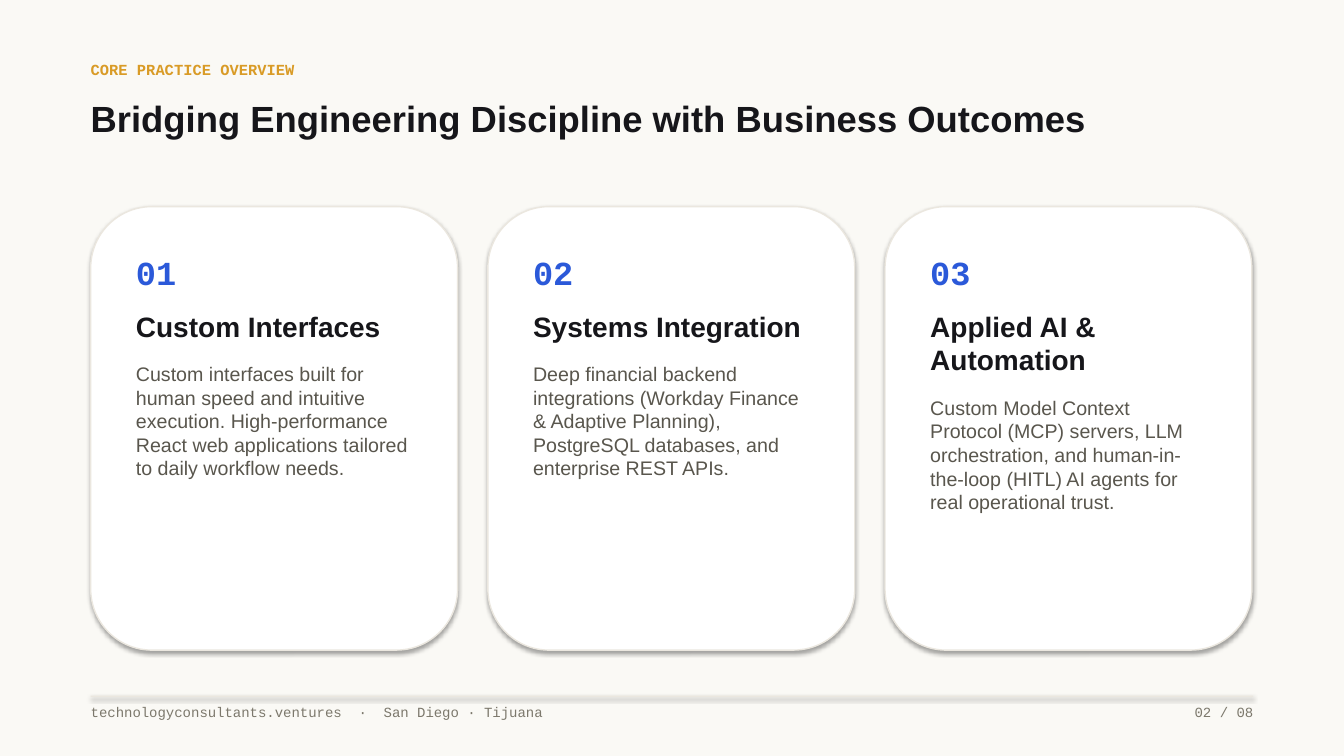
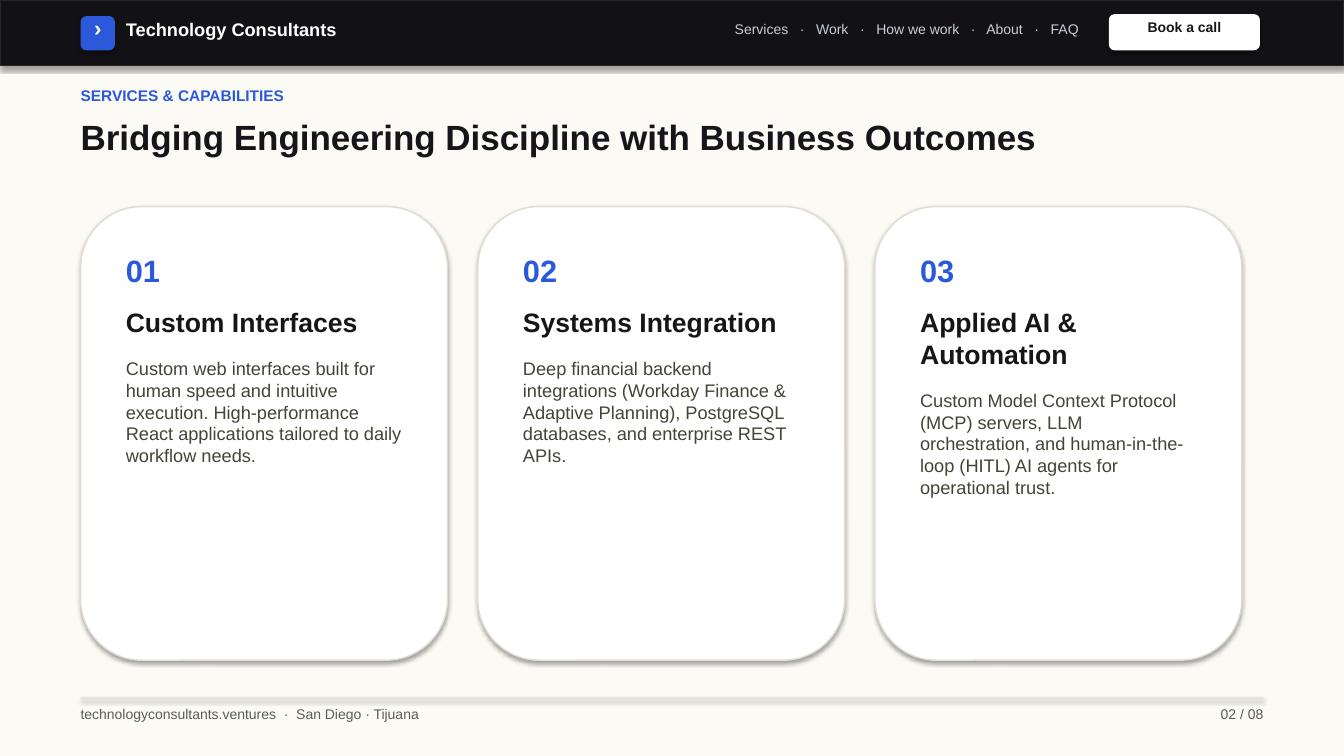
Before and after one commit to rguido198/TechnologyConsultantsVentures, a slide deck: slide 2 of Technology_Consultants_Who_to_Send_My_Way.pptx. Drawn at 1344x756 pixels with LibreOffice and Linux fonts; fonts in the diff are those of the drawing. Boxes give left, top, right and bottom in pixels: in the first picture for what was removed or moved away, otherwise in the second. Text is boxed around its words. In the diff, an @@ line names an element or a change of style, - is before the commit and + after.

Commit message:
Update design.md and rebuild PowerPoint decks with Helvetica Neue system sans typography, web navigation mockup, and clean modern software brand styling

```diff
--- a/Technology_Consultants_Who_to_Send_My_Way.pptx
+++ b/Technology_Consultants_Who_to_Send_My_Way.pptx
@@ background #FAF9F5 to #FBFAF5 @@
@@ rectangle added at bbox=[0, 0, 1344, 66], fill #121216, outline #26262C 1 pt @@
@@ rounded rectangle added at bbox=[81, 16, 115, 50], fill #2B59D9 @@
@@ text added at bbox=[81, 14, 115, 48], 16 pt, text #FFFFFF, bold @@
+›
@@ text added at bbox=[126, 22, 337, 40], 13 pt, text #FFFFFF, bold @@
+Technology Consultants
@@ text added at bbox=[735, 24, 1079, 37], 10 pt, text #C8CDD7 @@
+Services · Work · How we work · About · FAQ
@@ rounded rectangle added at bbox=[1109, 14, 1260, 50], fill #FFFFFF @@
@@ text added at bbox=[1148, 22, 1221, 32], 10 pt, text #16161A, bold @@
+Book a call
@@ text removed at bbox=[91, 64, 294, 75] @@
-CORE PRACTICE OVERVIEW
@@ text "Bridging Engineering Discipline with Business ...": place and size @@
-text "Bridging Engineering Discipline with Business ..." at bbox=[91, 105, 1085, 139]
+text "Bridging Engineering Discipline with Business ..." at bbox=[81, 124, 1036, 157]
@@ text "Bridging Engineering Discipline with Business ..." at bbox=[81, 124, 1036, 157]: size 26 to 25 pt @@
@@ text added at bbox=[81, 90, 284, 101], 11 pt, text #2B59D9, bold @@
+SERVICES & CAPABILITIES
@@ outline #EBE7DF 1 pt to #E2DDD0 1 pt in 3 elements at bbox=[478, 207, 845, 660], bbox=[875, 207, 1242, 660], bbox=[81, 207, 448, 660] @@
@@ rounded rectangle: place and size @@
-rounded rectangle at bbox=[91, 207, 458, 650]
+rounded rectangle at bbox=[81, 207, 448, 660]
@@ rounded rectangle: place and size @@
-rounded rectangle at bbox=[488, 207, 855, 650]
+rounded rectangle at bbox=[478, 207, 845, 660]
@@ rounded rectangle: place and size @@
-rounded rectangle at bbox=[885, 207, 1252, 650]
+rounded rectangle at bbox=[875, 207, 1242, 660]
@@ text "01": place and size @@
-text "01" at bbox=[136, 262, 407, 479]
+text "01" at bbox=[126, 260, 401, 462]
@@ text at bbox=[126, 260, 357, 333]: size 24 to 22 pt, font Courier New to Arial in "01"; size 20 to 19 pt in "Custom Interfaces" @@
@@ text "02": place and size @@
-text "02" at bbox=[533, 262, 801, 479]
+text "02" at bbox=[523, 260, 786, 462]
@@ text "02" at bbox=[523, 260, 786, 462]: size 24 to 22 pt, font Courier New to Arial in "02"; size 20 to 19 pt in "Systems Integration"; size 14 to 13 pt, text colour #59564D to #454337 in "Deep financial backend integrations (Workday Finance & ..." @@
@@ text "03": place and size @@
-text "03" at bbox=[930, 262, 1183, 513]
+text "03" at bbox=[920, 260, 1183, 498]
@@ text at bbox=[920, 260, 1067, 365]: size 24 to 22 pt, font Courier New to Arial in "03"; size 20 to 19 pt in "Applied AI & Automation" @@
@@ text at bbox=[126, 361, 401, 462]: text changed; size 14 to 13 pt; text colour #59564D to #454337 @@
-Custom interfaces built for human speed and intuitive execution. High-performance React web applications tailored to daily workflow needs.
+Custom web interfaces built for human speed and intuitive execution. High-performance React applications tailored to daily workflow needs.
@@ text at bbox=[920, 393, 1183, 498]: text changed; size 14 to 13 pt; text colour #59564D to #454337 @@
-Custom Model Context Protocol (MCP) servers, LLM orchestration, and human-in-the-loop (HITL) AI agents for real operational trust.
+Custom Model Context Protocol (MCP) servers, LLM orchestration, and human-in-the-loop (HITL) AI agents for operational trust.
@@ text "technologyconsultants.ventures · San Diego · ...": place and size @@
-text "technologyconsultants.ventures · San Diego · ..." at bbox=[91, 707, 543, 720]
+text "technologyconsultants.ventures · San Diego · ..." at bbox=[81, 709, 419, 722]
@@ text "technologyconsultants.ventures · San Diego · ..." at bbox=[81, 709, 419, 722]: font Courier New to Arial, text colour #7C786C to #5F5C52 @@
@@ rectangle: place and size @@
-rectangle at bbox=[91, 696, 1253, 697]
+rectangle at bbox=[81, 698, 1263, 699]
@@ rectangle at bbox=[81, 698, 1263, 699]: fill #EBE7DF to #E2DDD0 @@
@@ text "02 / 08" at bbox=[1221, 709, 1264, 719]: font Courier New to Arial, text colour #7C786C to #5F5C52 @@
@@ text "02 / 08": place and size @@
-text "02 / 08" at bbox=[1195, 707, 1254, 717]
+text "02 / 08" at bbox=[1221, 709, 1264, 719]
```
Also in this commit, not shown: 7 other slides changed, 2 other files.
